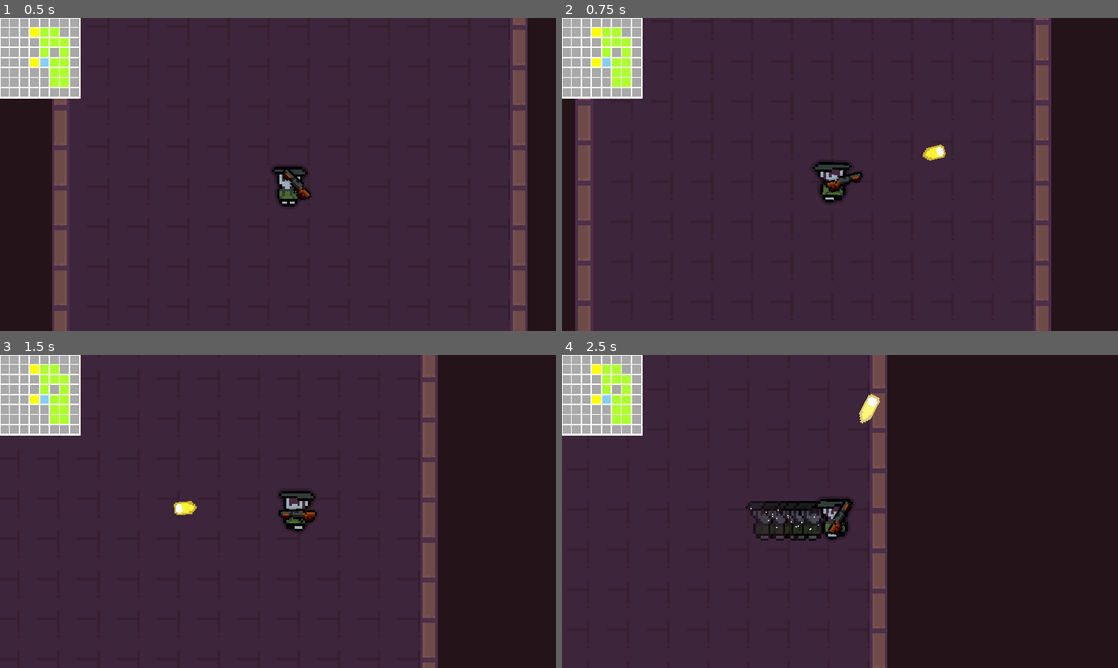
Above: before the commit, frames 1-4 (two rows, left to right).
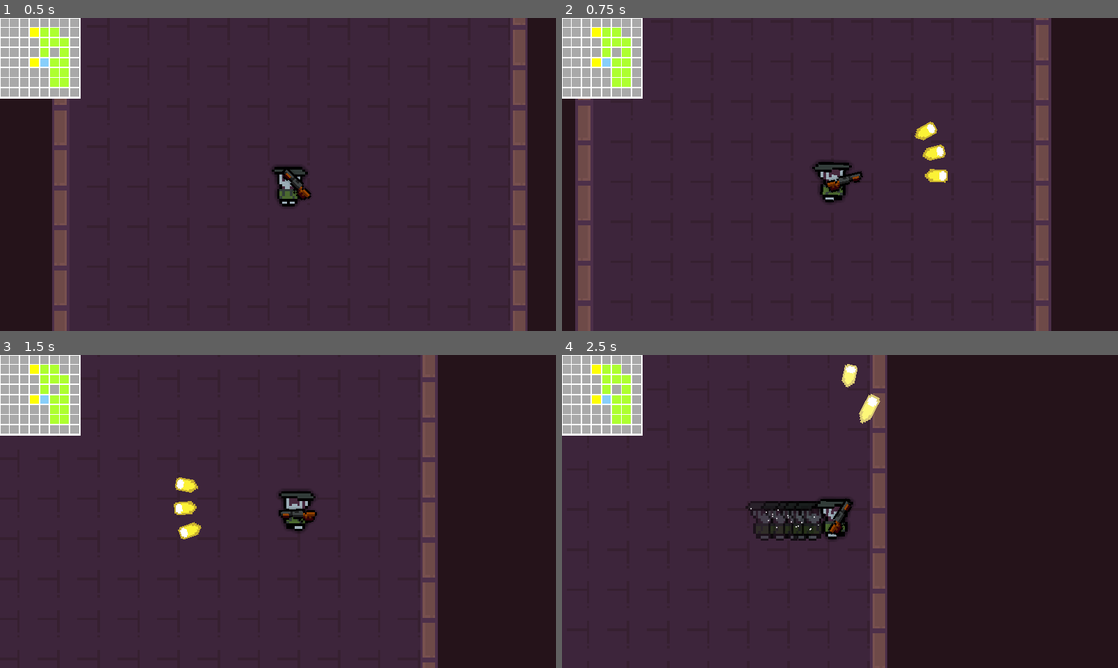
Above: after the commit, the same moments.

Repository: thomz2/exploration-rogue-game
Game: Godot game, scene res://Levels/game_level.tscn
Same seed, same stepped clock (60 frames per second), same inputs: the game is played once before the commit and once after it.
Inputs (mouse positions are in pixels of both pictures, inside the frame that each line leads up to):
- Up to frame 1 (0.5 s): no input
- Up to frame 2 (0.75 s): move the mouse to (962, 158) at 0.52 s; hold D (right) from 0.53 s (still down); click (962, 158) at 0.6 s
- Up to frame 3 (1.5 s): move the mouse to (166, 527) at 1.27 s; release D (right) at 1.28 s; hold S (down) from 1.28 s (still down); click (166, 527) at 1.35 s
- Up to frame 4 (2.5 s): move the mouse to (895, 442) at 2.02 s; release S (down) at 2.03 s; hold D (right) from 2.03 s (still down); tap Shift (dash) at 2.1 s; click (895, 442) at 2.3 s

Frame 1 is identical in both runs. In frame 2, 0.3% of the frame differs, in the area x 63-70%, y 33-53%; in frame 3, 0.3%, in the area x 31-37%, y 39-59%; in frame 4, 0.1%.

Commit message:
strategy pattern feito para diferentes upgrades no tiro do jogador e tiro triplo

Diff:
--- a/Bullets/bullet.gd
+++ b/Bullets/bullet.gd
@@ -1,9 +1,11 @@
+class_name Bullet
 extends Node2D
 
 var direction : Vector2
 @onready var player = $/root/GameLevel/PlayerOldMan
 @onready var bullet_speed = player.bullet_speed
 @export var friction: float = 0.1  # 0 = sem atrito, 100 = atrito alto, nem se move
+@export var damage: float = 3.5
 
 func _ready() -> void:
 	scale.x = player.bullet_size
--- a/Characters/blur_expansion.gdshader
+++ b/Characters/blur_expansion.gdshader
@@ -13,21 +13,21 @@
 void fragment() {
 	// Called for every pixel the material is visible on.
 	float alpha_sum = 0.0;
-    float step_angle = 6.2831 / float(samples); // 2*PI
+	float step_angle = 6.2831 / float(samples); // 2*PI
 
-    // Expande a silhueta em todas as direções
-    for (int i = 0; i < samples; i++) {
-        float angle = step_angle * float(i);
-        vec2 offset = vec2(cos(angle), sin(angle)) * blur_size * TEXTURE_PIXEL_SIZE;
-        alpha_sum += texture(TEXTURE, UV + offset).a;
-    }
+	// Expande a silhueta em todas as direções
+	for (int i = 0; i < samples; i++) {
+	    float angle = step_angle * float(i);
+	    vec2 offset = vec2(cos(angle), sin(angle)) * blur_size * TEXTURE_PIXEL_SIZE;
+	    alpha_sum += texture(TEXTURE, UV + offset).a;
+	}
 
-    alpha_sum /= float(samples);
+	alpha_sum /= float(samples);
 
-    vec4 tex = texture(TEXTURE, UV);
+	vec4 tex = texture(TEXTURE, UV);
 
-    // Combina a aura + sprite original
-    COLOR = tex + vec4(color.rgb, color.a * (1.0 - tex.a) * alpha_sum);
+	// Combina a aura + sprite original
+	COLOR = tex + vec4(color.rgb, color.a * (1.0 - tex.a) * alpha_sum);
 }
 
 //void light() {
--- a/Characters/player_old_man.gd
+++ b/Characters/player_old_man.gd
@@ -26,6 +26,12 @@
 var dash_timer : float = 0.0
 var dash_cooldown_timer : float = 0.0
 var actual_hp : int = 3
+
+# Upgrades na bala do jogador
+var bullet_upgrades : Array[BaseBulletStrategy] = [
+	DamageBulletStrategy.new(),
+	TripleshotBulletStrategy.new()
+]
 
 # underscore in godot is equal to "unused"
 # delta é o intervalo de tempo entre o frame anterior e o atual.
--- a/Guns/pistol.gd
+++ b/Guns/pistol.gd
@@ -1,7 +1,8 @@
 extends Node2D
 
 @onready var muzzle = $Marker2D
-@export var bullet_scene = preload("res://Bullets/bullet.tscn")
+@export var bullet_scene = preload("res://Bullets/bullet.tscn") # Aqui eu pego a scene para instanciar ela no mundo
+@onready var player = get_node("/root/GameLevel/PlayerOldMan")  # Aqui eu pego uma instância já existente
 
 func _process(delta: float) -> void:
 	look_at(get_global_mouse_position())
@@ -23,4 +24,9 @@
 	bullet.direction = (get_global_mouse_position() - global_position).normalized()
 	bullet.rotation = bullet.direction.angle()
 
-	get_tree().root.add_child(bullet)
+	var root = get_tree().root
+	root.add_child(bullet)
+
+	# Aqui aplicamos o sistema modular de upgrades da bala
+	for strategy in player.bullet_upgrades:
+		strategy.apply_upgrade(bullet, root)
--- /dev/null
+++ b/Util/Strategy/base_bullet_strategy.gd
@@ -0,0 +1,8 @@
+class_name BaseBulletStrategy
+extends Resource
+
+var texture : Texture2D
+var upgrade_text : String
+
+func apply_upgrade(bullet : Bullet, root : Window = null):
+	pass
--- /dev/null
+++ b/Util/Strategy/damage_bullet_strategy.gd
@@ -0,0 +1,7 @@
+class_name DamageBulletStrategy
+extends BaseBulletStrategy
+
+var damage_increase := 10.0
+
+func apply_upgrade(bullet : Bullet, root : Window = null):
+	bullet.damage += damage_increase
--- /dev/null
+++ b/Util/Strategy/tripleshot_bullet_strategy.gd
@@ -0,0 +1,14 @@
+class_name TripleshotBulletStrategy
+extends BaseBulletStrategy
+
+func apply_upgrade(bullet : Bullet, root : Window = null):
+	var spread_angle = 15
+
+	for offset in [-spread_angle, spread_angle]:
+		var new_bullet = bullet.duplicate()
+
+		new_bullet.direction = bullet.direction.rotated(deg_to_rad(offset)).normalized()
+		new_bullet.global_position = bullet.global_position
+		new_bullet.rotation = new_bullet.direction.angle()
+
+		root.add_child(new_bullet)
